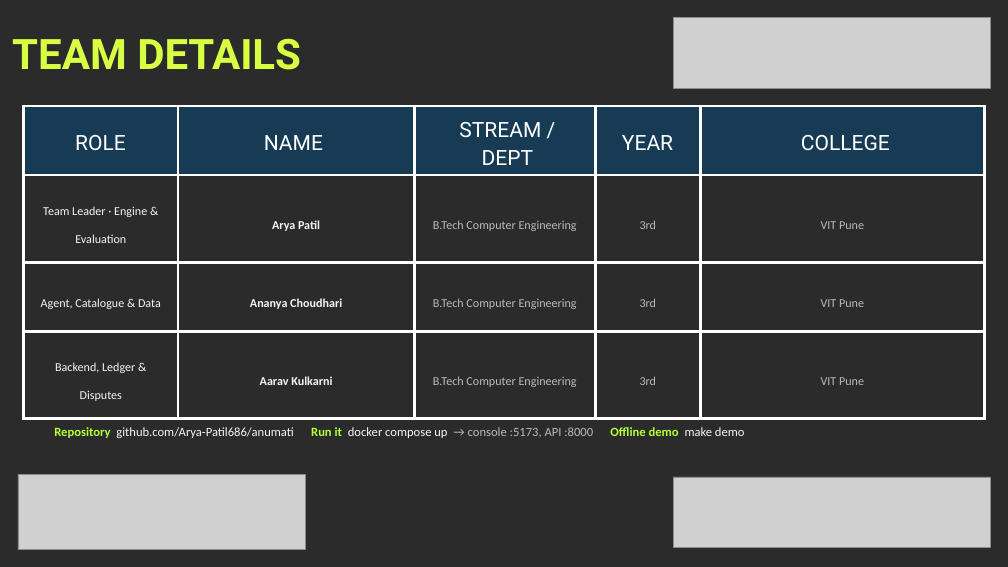
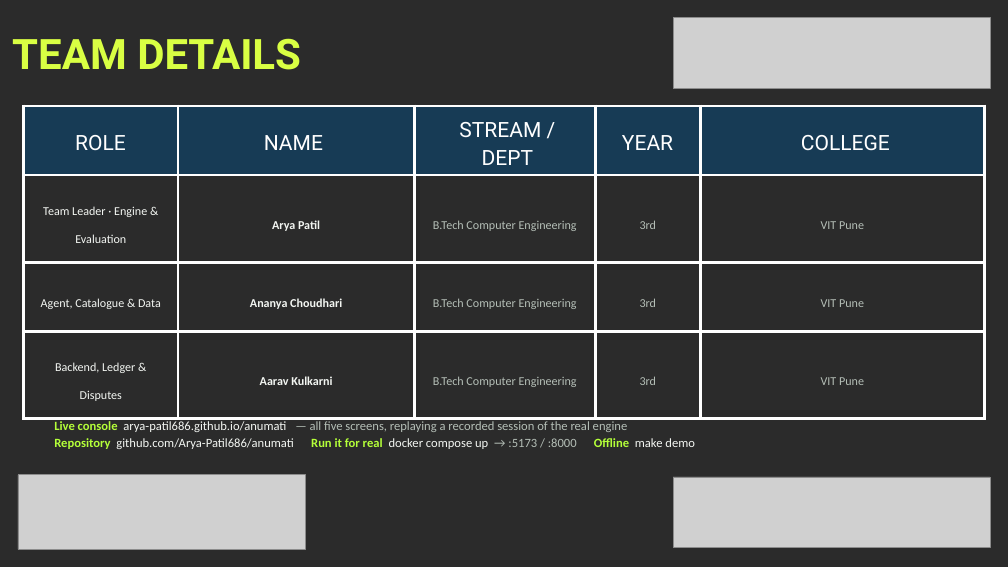
Before and after one commit to Arya-Patil686/anumati, a slide deck: slide 8 of submission/HyperNova_ANUMATI_KHacks4.pptx. Drawn at 1008x567 pixels with LibreOffice and Linux fonts; fonts in the diff are those of the drawing; grey boxes stand for pictures; background and template pictures are left out; a plain dark background stands for a picture behind light text. Boxes give left, top, right and bottom in pixels: in the first picture for what was removed or moved away, otherwise in the second. Text is boxed around its words. In the diff, an @@ line names an element or a change of style, - is before the commit and + after.

Commit message:
Put the live console link on the deck
The cover and the team slide now lead with the hosted URL, and the team
slide says in one line what it is: a recorded session of the real engine,
with the local run beside it for anyone who wants to type their own
instruction.

CLAUDE.md gains the rule that goes with it — the recording is part of the
change that alters what the engine answers, or the site starts lying.

```diff
--- a/submission/HyperNova_ANUMATI_KHacks4.pptx
+++ b/submission/HyperNova_ANUMATI_KHacks4.pptx
@@ text at box(54, 421, 695, 449): text changed @@
-Repository github.com/Arya-Patil686/anumati Run it docker compose up → console :5173, API :8000 Offline demo make demo
+Live console arya-patil686.github.io/anumati — all five screens, replaying a recorded session of the real engine
+Repository github.com/Arya-Patil686/anumati Run it for real docker compose up → :5173 / :8000 Offline make demo
```
Also in this commit, not shown: 1 other slide changed, 3 other files.
